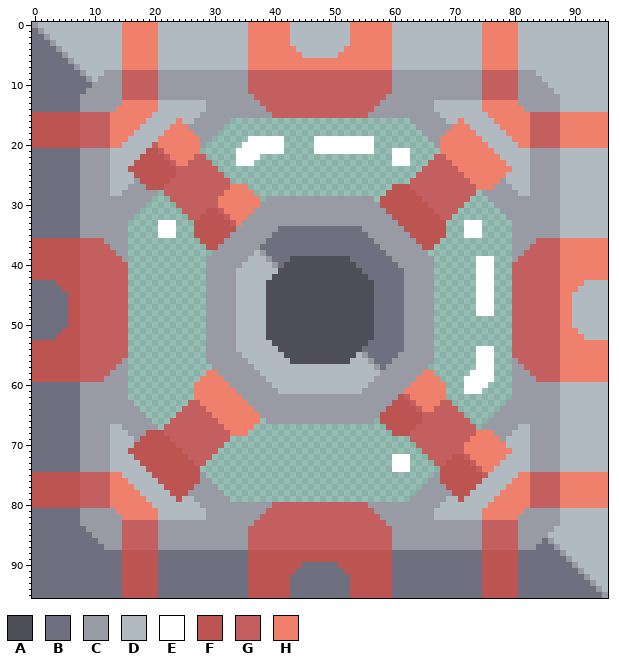
A sprite sheet gets an edit: sprites/blocks/power/impact/yee-actor.png. Above is the file before it was changed.
The file is 96x96 pixels.
Palette (. is transparent): A #4d4e58  B #6e7080  C #989aa4  D #b0bac0  E #ffffff  F #bc5452  G #c45f5f  H #ef806c
After:
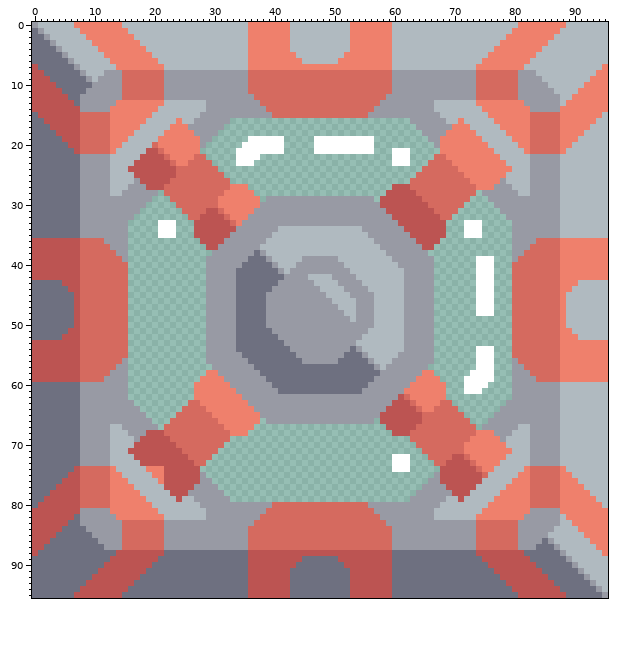
Edits made:
colour G: #c45f5f -> #d56a5f
Changed rows in their new state; - is a pixel that keeps its letter.
first column x 0:
 0 -------HHHHHHHHDDDDDD------------------------------------------------------DDDDDDHHHHHHHH-------
 1 --------HHHHHHH-DDDDD------------------------------------------------------DDDDD-HHHHHHH--------
 2 ---------HHHHHH--DDDD------------------------------------------------------DDDD--HHHHHH---------
 3 ----------HHHHH---DDD------------------------------------------------------DDD---HHHHH----------
 4 -----------HHHH----DD----------------------D--------D----------------------DD----HHHH-----------
 5 ------------HHH-----D-----------------------D------D-----------------------D-----HHH------------
 6 -------------HH------------------------------DDDDDD------------------------------HH-------------
 7 F-------------H------H----------------------------------------------------H------H-------------H
 8 FF-------------------G----------------------------------------------------G-------------------HH
 9 FFF------------------G----------------------------------------------------G------------------HHH
10 FFFF-----------------G----------------------------------------------------G-----------------HHHH
11 FFFFF----------------G----------------------------------------------------G----------------HHHHH
12 FFFFFF---------------G----------------------------------------------------G---------------HHHHHH
13 FFFFFFF-------H------H----------------------------------------------------H------H-------HHHHHHH
14 FFFFFFFF-----H--------------------------------------------------------------------H-----HHHHHHHH
15 B----------------------------------------------------------------------------------------------D
16 BB--------------------------------------------------------------------------------------------DD
17 BBB------------------------------------------------------------------------------------------DDD
18 BBBB----------------------------------------------------------------------------------------DDDD
19 BBBBB--------------------------------------------------------------------------------------DDDDD
20 BBBBBB------------------------------------------------------------------------------------DDDDDD
21 -------FGGGGGH--------------------------------------------------------------------HGGGGGH-------
first column x 4:
34 -------------------------------------DDDDDDDDDDDDDD-------------------------------------
35 ------------------------------------DDDDDDDDDDDDDDDD------------------------------------
36 -----------------------------------DDDDDDDDDDDDDDDDDD-----------------------------------
37 ----------------------------------DDDDDDDDDDDDDDDDDDDD----------------------------------
38 ---------------------------------B-DDDDDDDDDDDDDDDDDDDD---------------------------------
39 --------------------------------BBB-DDDDDCCCCCCDDDDDDDDD--------------------------------
40 -------------------------------BBBBB-DDDCCCCCCCCDDDDDDDDD-------------------------------
41 ------------------------------BBBBBBBCDCCCCCCCCCCDDDDDDDDD------------------------------
42 ------------------------------BBBBBBBBCCCCDDDDCCCCDDDDDDDD------------------------------
43 B-----------------------------BBBBBBBCCCCCCDDDDCCCCDDDDDDD-----------------------------D
44 -B----------------------------BBBBBBCCCCCCCCDDDDCCCCDDDDDD----------------------------D-
45 --B---------------------------BBBBBCCCCCCCCCCDDDDCCCCDDDDD---------------------------D--
46 --B---------------------------BBBBBCCCCCCCCCCCDDDDCCCDDDDD---------------------------D--
47 --B---------------------------BBBBBCCCCCCCCCCCCDDDCCCDDDDD---------------------------D--
48 --B---------------------------BBBBBCCCCCCCCCCCCCDDCCCDDDDD---------------------------D--
49 --B---------------------------BBBBBCCCCCCCCCCCCCCDCCCDDDDD---------------------------D--
50 --B---------------------------BBBBBCCCCCCCCCCCCCCCCCCDDDDD---------------------------D--
51 -B----------------------------BBBBBBCCCCCCCCCCCCCCCCDDDDDD----------------------------D-
52 B-----------------------------BBBBBBBCCCCCCCCCCCCCCDDDDDDD-----------------------------D
53 ------------------------------BBBBBBBBCCCCCCCCCCCCDDDDDDDD------------------------------
54 ------------------------------BBBBBBBBBCCCCCCCCCCBCDDDDDDD------------------------------
55 -------------------------------BBBBBBBBBCCCCCCCCBBB-DDDDD-------------------------------
56 --------------------------------BBBBBBBBBCCCCCCBBBBB-DDD--------------------------------
57 ---------------------------------BBBBBBBBBBBBBBBBBBBB-D---------------------------------
58 ----------------------------------BBBBBBBBBBBBBBBBBBBB----------------------------------
59 -----------------------------------BBBBBBBBBBBBBBBBBB-----------------------------------
60 ------------------------------------BBBBBBBBBBBBBBBB------------------------------------
61 -------------------------------------BBBBBBBBBBBBBB-------------------------------------
first column x 0:
74 -------FGGGGGH-----HHH------------------------------------------------------------HGGGGGH-------
75 BBBBBB--------------HH--------------------------------------------------------------------DDDDDD
76 BBBBB----------------H---------------------------------------------------------------------DDDDD
77 BBBB----------------------------------------------------------------------------------------DDDD
78 BBB------------------------------------------------------------------------------------------DDD
79 BB--------------------------------------------------------------------------------------------DD
80 B----------------------------------------------------------------------------------------------D
81 FFFFFFFF-----H--------------------------------------------------------------------H-----HHHHHHHH
82 FFFFFFF-------H------H----------------------------------------------------H------H-------HHHHHHH
83 FFFFFF---------------G----------------------------------------------------G---------------HHHHHH
84 FFFFF----------------G----------------------------------------------------G----------------HHHHH
85 FFFF-----------------G----------------------------------------------------G-----------------HHHH
86 FFF------------------G----------------------------------------------------G------------------HHH
87 FF-------------------G----------------------------------------------------G-------------------HH
88 F-------------F------F----------------------------------------------------F------F-------------H
89 -------------FF------------------------------BBBBBB------------------------------FF-------------
90 ------------FFF-----B-----------------------B------B-----------------------B-----FFF------------
91 -----------FFFF----BB----------------------B--------B----------------------BB----FFFF-----------
92 ----------FFFFF---BBB------------------------------------------------------BBB---FFFFF----------
93 ---------FFFFFF--BBBB------------------------------------------------------BBBB--FFFFFF---------
94 --------FFFFFFF-BBBBB------------------------------------------------------BBBBB-FFFFFFF--------
95 -------FFFFFFFFBBBBBB------------------------------------------------------BBBBBBFFFFFFFF-------
Changed places in both pictures, as pixel boxes (x1, y1, x2, y2):
changed: (32, 22, 608, 598)
